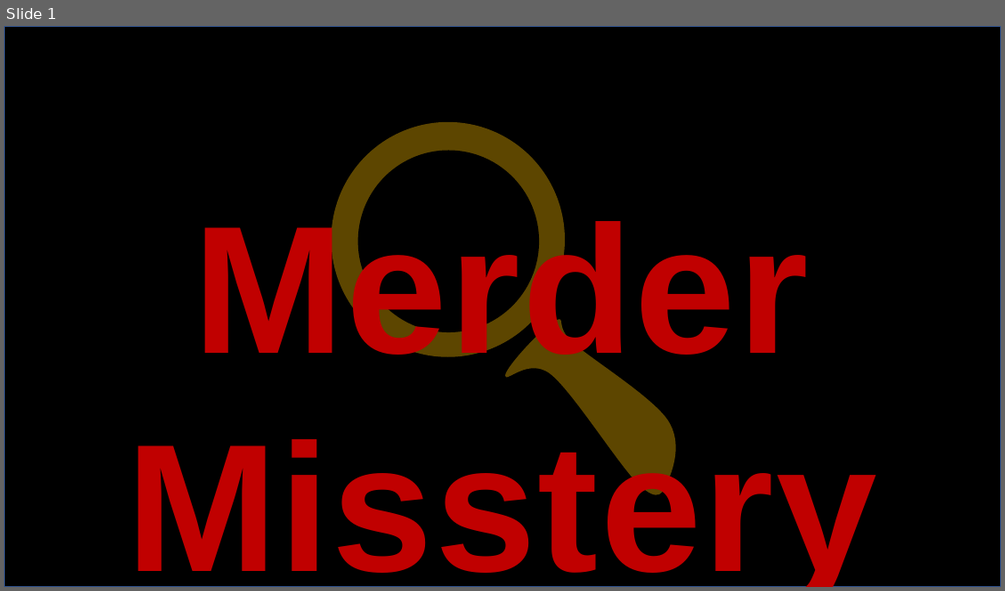
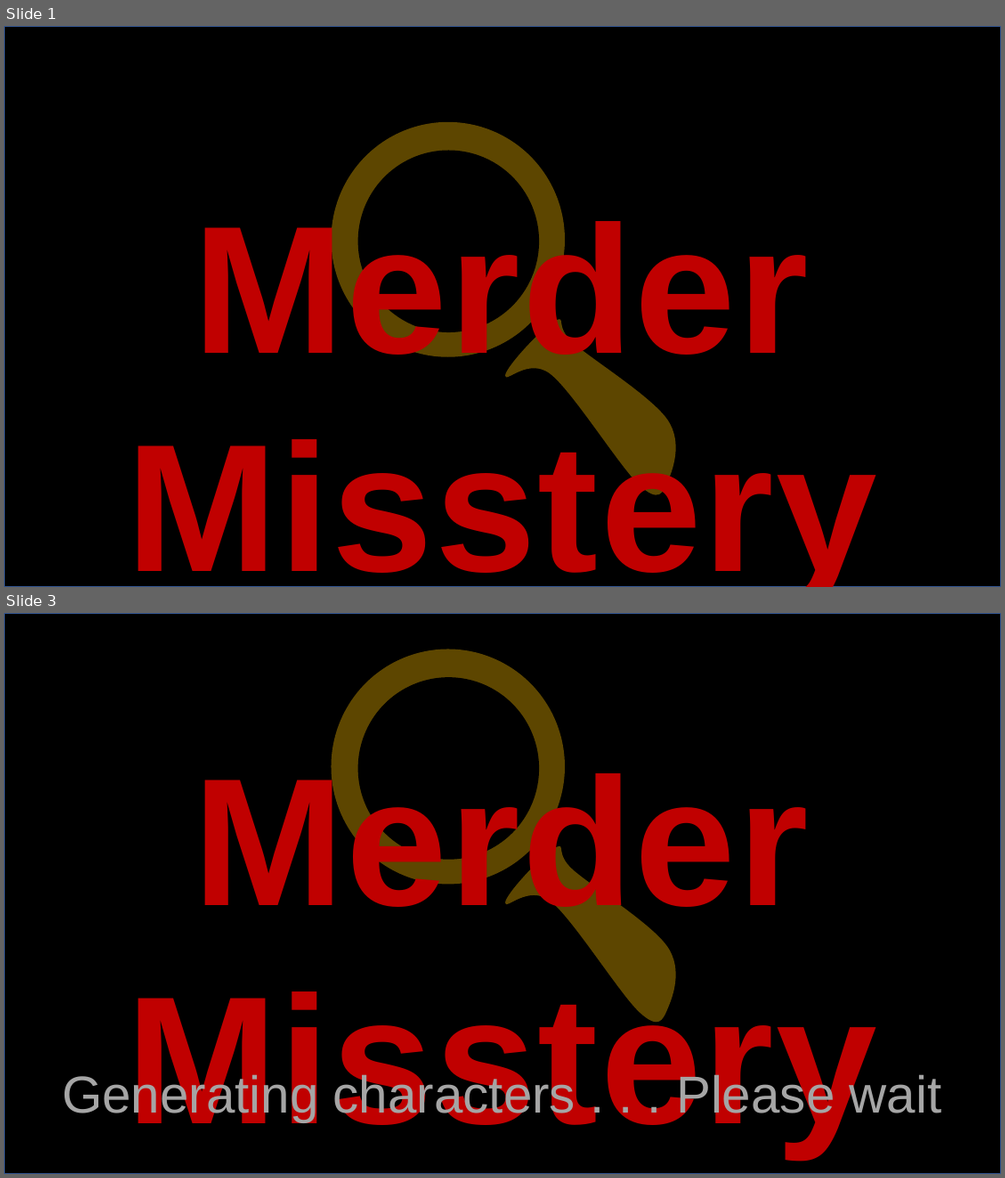
Before and after one commit to GrahamZugPitt/MerderMisstery, a slide deck: Art/Logo/Logo.pptx. Shown one above the other, each under a label of ours: slide 1 before the commit, slides 1 and 3 after it; the slides between them are not shown. The pictures are 1005x591 and 1005x1178 pixels, drawn with LibreOffice and Linux fonts; fonts in the diff are those of the drawing. Boxes give left, top, right and bottom in pixels: in the first picture for what was removed or moved away, otherwise in the second. Text is boxed around its words. In the diff, an @@ line names an element or a change of style, - is before the commit and + after.

```diff
--- a/Art/Logo/Logo.pptx
+++ b/Art/Logo/Logo.pptx
@@ slide 3 added at (4, 613, 1001, 1174), background #FFFFFF @@
@@ group added at (4, 613, 1001, 1174): 2 ellipses, 2 texts, 1 rectangle, 1 freeform shape @@
+Merder Misstery
+Generating characters . . . Please wait
```
Also in this commit, not shown: 1 other slide added, 4 other files.
